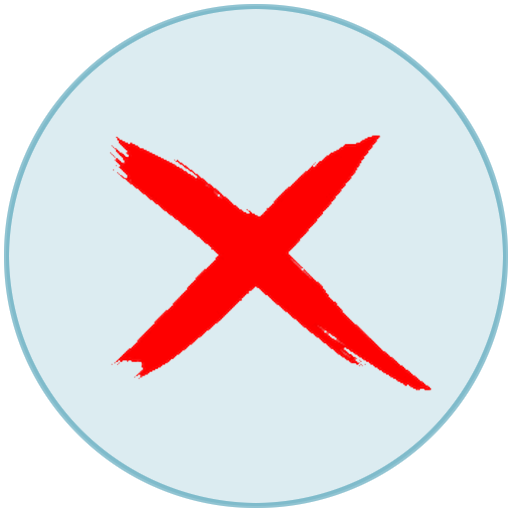
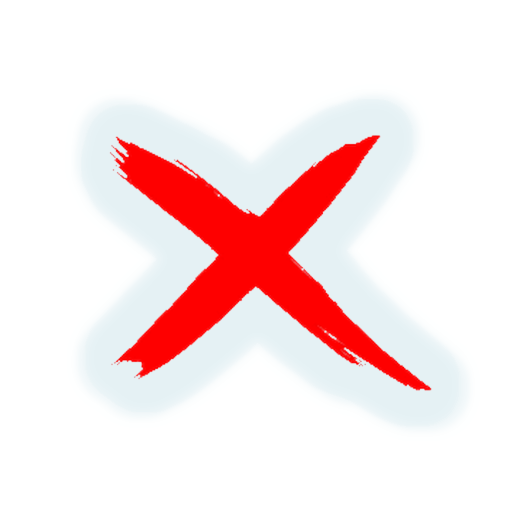
Layers edited between the first and the second w=512, h=512 image:
added layer "bluex" above "Layer" over [left=65, top=84, right=480, bottom=441]
hid "Layer" over [left=4, top=4, right=508, bottom=508]
